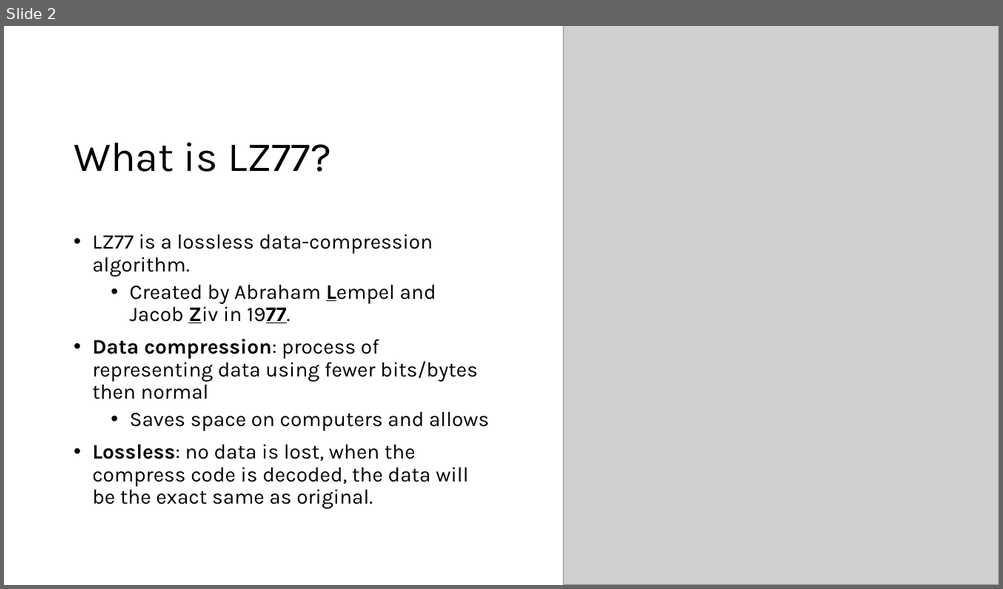
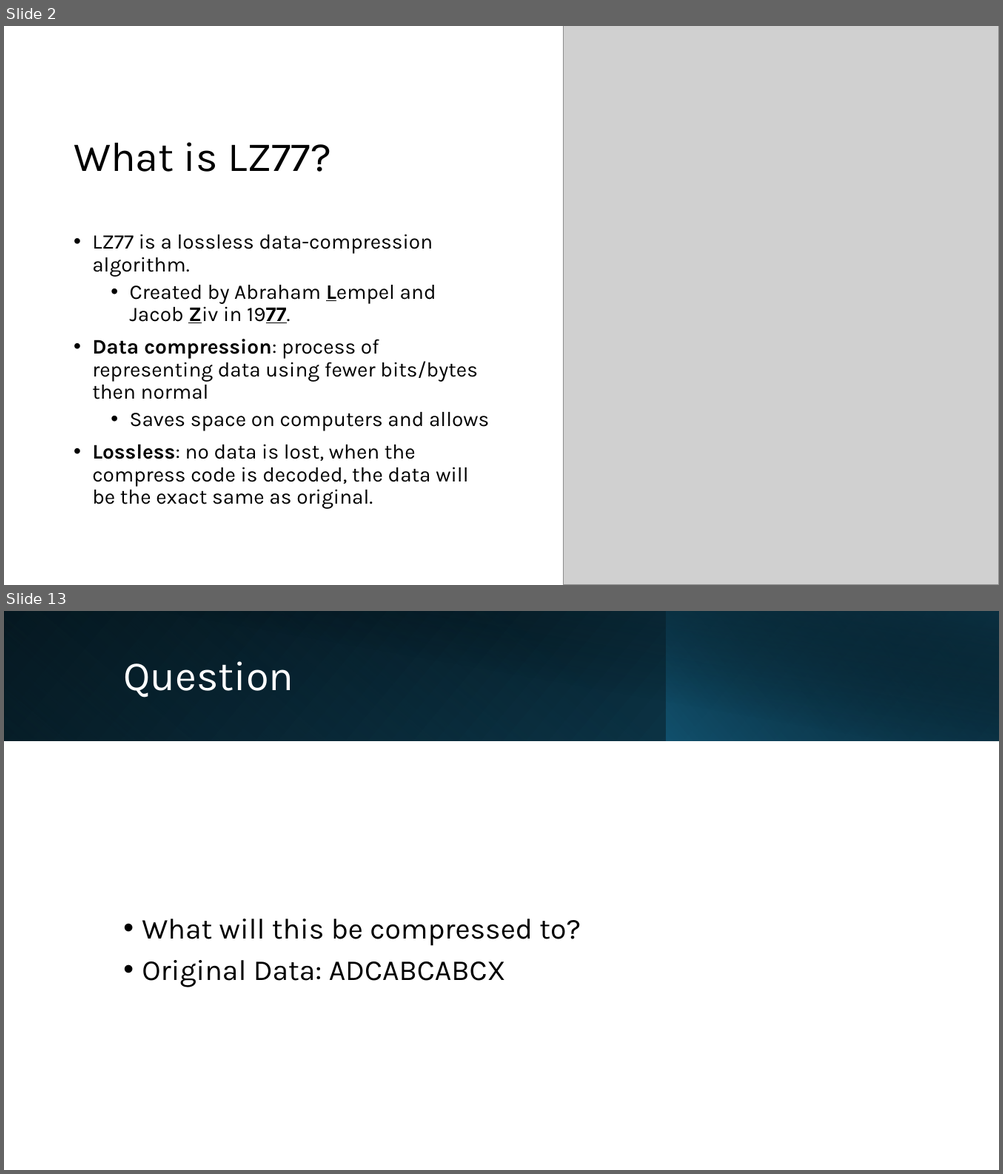
Before and after one commit to weng25j/checkoff3_comp211, a slide deck: LZ77.pptx. Shown one above the other, each under a label of ours: slide 2 before the commit, slides 2 and 13 after it; the slides between them are not shown. The pictures are 1003x589 and 1003x1174 pixels, drawn with LibreOffice and Linux fonts; fonts in the diff are those of the drawing; grey boxes stand for pictures. Boxes give left, top, right and bottom in pixels: in the first picture for what was removed or moved away, otherwise in the second. Text is boxed around its words. In the diff, an @@ line names an element or a change of style, - is before the commit and + after.

```diff
--- a/LZ77.pptx
+++ b/LZ77.pptx
@@ slide 13 added at (4,611,999,1170), background #FFFFFF @@
@@ rectangle added at (4,611,999,741), fill gradient #000000 to #104862 @@
@@ rectangle added at (4,611,666,741), fill gradient #156082 to #0B3041 @@
@@ rectangle added at (41,611,999,741), fill gradient #000000 to #0B3041 @@
@@ rectangle added at (666,611,999,741), fill gradient #156082 to #000000 @@
@@ title added at (123,661,293,698), 40 pt, text #FFFFFF @@
+Question
@@ text added at (142,919,580,988), 28 pt, text #000000 @@
+• What will this be compressed to?
+• Original Data: ADCABCABCX
```
Also in this commit, not shown: 13 slides changed.
